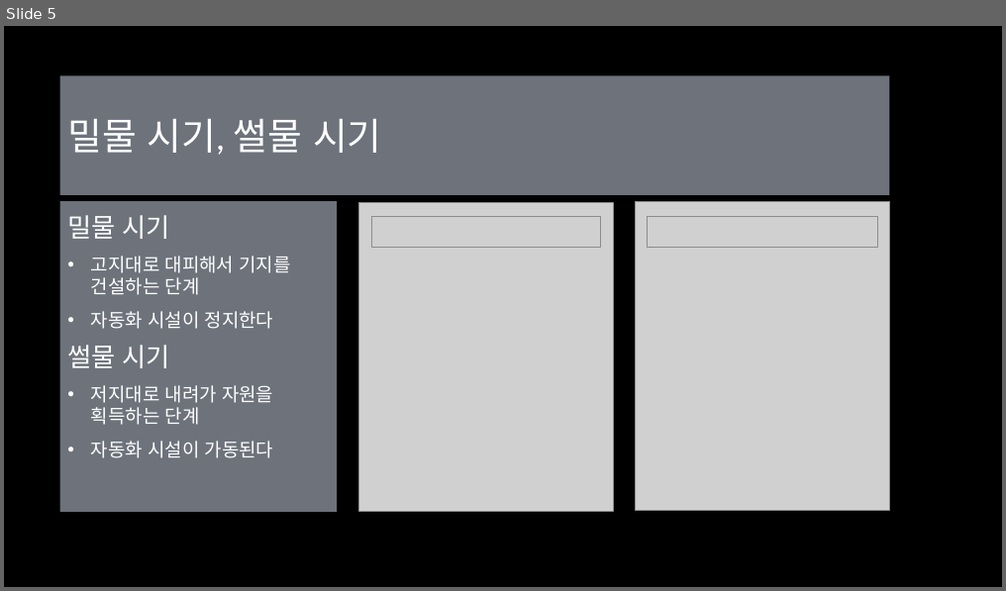
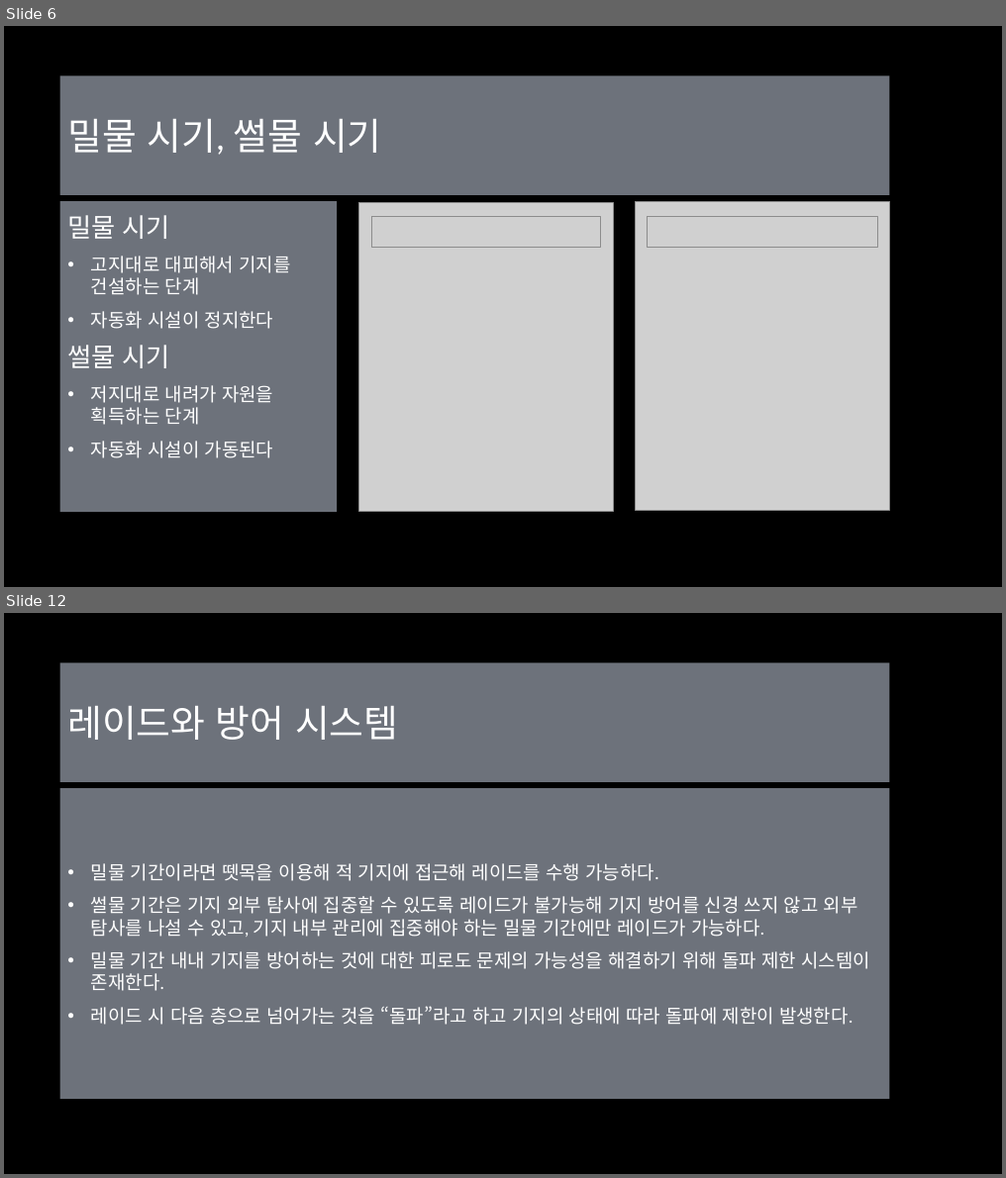
Before and after one commit to Eva-go/Capstone_Project, a slide deck: 문서/마지막 달 조영환,김태현,양영현.pptx. Shown one above the other, each under a label of ours: slide 5 before the commit, slides 6 and 12 after it; the slides between them are not shown. The pictures are 1006x591 and 1006x1178 pixels, drawn with LibreOffice and Linux fonts; fonts in the diff are those of the drawing; grey boxes stand for pictures; background and template pictures are left out. Boxes give left, top, right and bottom in pixels: in the first picture for what was removed or moved away, otherwise in the second. Text is boxed around its words. In the diff, an @@ line names an element or a change of style, - is before the commit and + after.

```diff
--- a/문서/마지막 달 조영환,김태현,양영현.pptx
+++ b/문서/마지막 달 조영환,김태현,양영현.pptx
@@ slide 12 added at [4,613,1002,1174], background picture (left out) @@
@@ title added at [60,663,890,782], fill #DAE5F6 at 50% opacity, 36 pt, text #FFFFFF @@
+레이드와 방어 시스템
@@ text added at [60,788,890,1099], fill #DAE5F6 at 50% opacity, 18 pt, text #FFFFFF @@
+• 밀물 기간이라면 뗏목을 이용해 적 기지에 접근해 레이드를 수행 가능하다.
+• 썰물 기간은 기지 외부 탐사에 집중할 수 있도록 레이드가 불가능해 기지 방어를 신경 쓰지 않고 외부 탐사를 나설 수 있고, 기지 내부 관리에 집중해야 하는 밀물 기간에만 레이드가 가능하다.
+• 밀물 기간 내내 기지를 방어하는 것에 대한 피로도 문제의 가능성을 해결하기 위해 돌파 제한 시스템이 존재한다.
+• 레이드 시 다음 층으로 넘어가는 것을 “돌파”라고 하고 기지의 상태에 따라 돌파에 제한이 발생한다.
@@ what was slide 5 is now slide 6 @@
```
Also in this commit, not shown: 12 slides changed, 7 other slides added.
